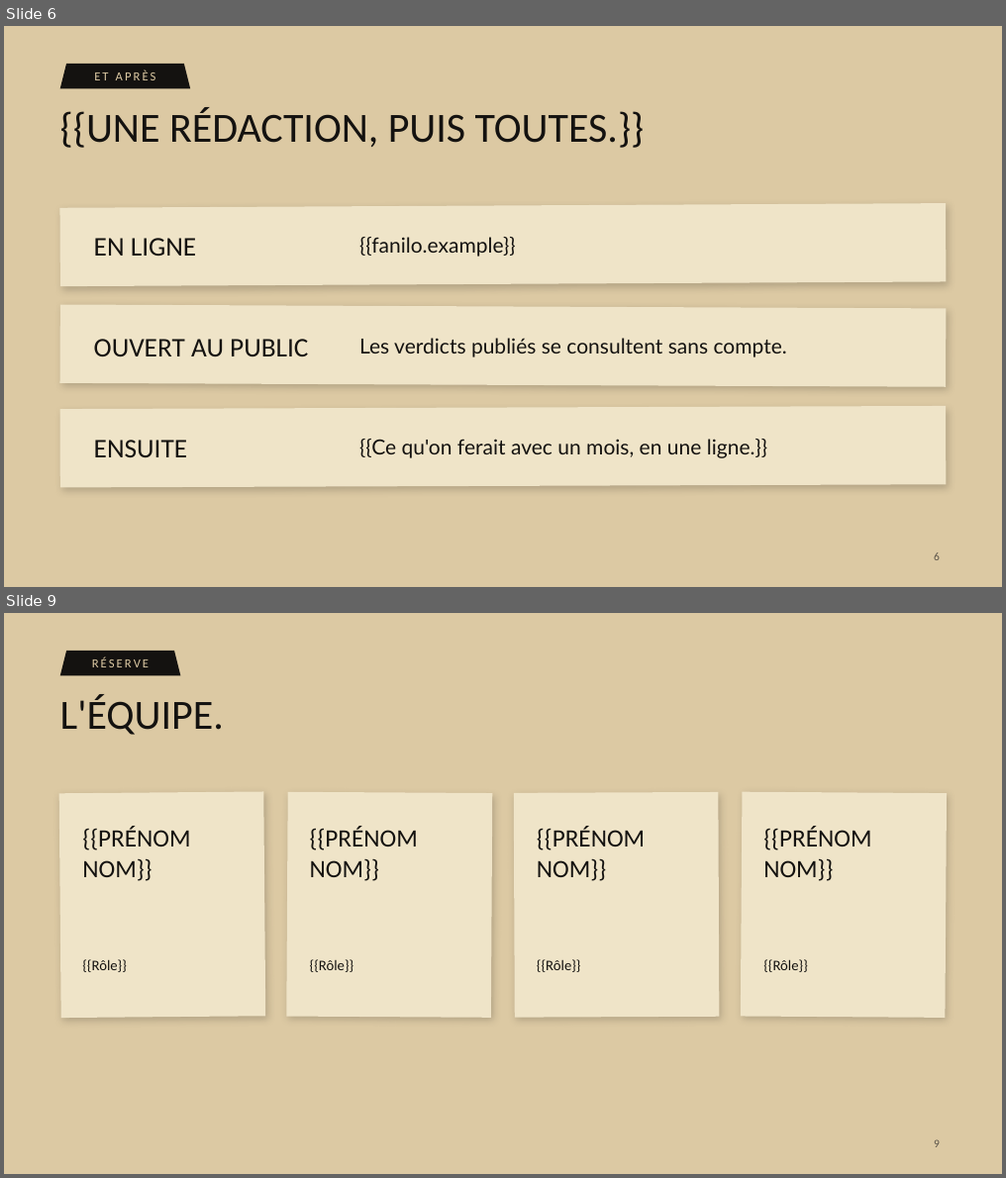
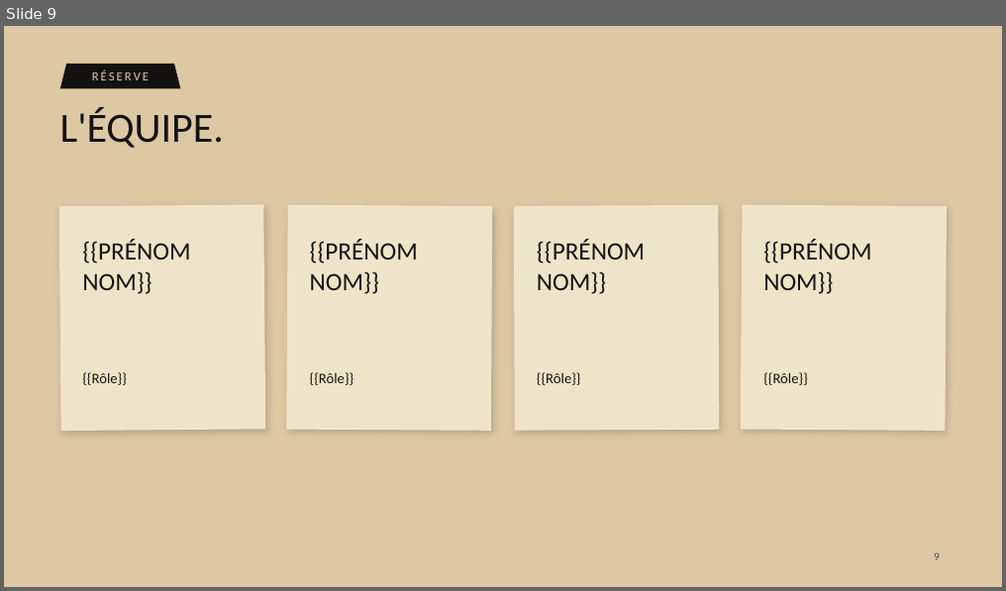
Before and after one commit to 0nlyDevs/checky-platform, a slide deck: docs/pitch/deck/fanilo-pitch.pptx. Shown one above the other, each under a label of ours: slides 6 and 9 before the commit, slide 9 after it; the slides between them are not shown. The pictures are 1006x1178 and 1006x591 pixels, drawn with LibreOffice and Linux fonts; fonts in the diff are those of the drawing. Boxes give left, top, right and bottom in pixels: in the first picture for what was removed or moved away, otherwise in the second. Text is boxed around its words. In the diff, an @@ line names an element or a change of style, - is before the commit and + after.

```diff
--- a/docs/pitch/deck/fanilo-pitch.pptx
+++ b/docs/pitch/deck/fanilo-pitch.pptx
@@ slide 6 removed at [4,26,1002,587], background #DCC9A3 @@
@@ trapezoid removed at [60,64,190,89] @@
@@ text removed at [94,71,156,80] @@
-ET APRÈS
@@ title removed at [60,108,645,148] @@
-{{UNE RÉDACTION, PUIS TOUTES.}}
@@ rectangle removed at [60,203,945,286] @@
@@ text removed at [94,238,196,256] @@
-EN LIGNE
@@ text removed at [359,237,516,257] @@
-{{fanilo.example}}
@@ rectangle removed at [60,305,945,387] @@
@@ text removed at [94,339,308,357] @@
-OUVERT AU PUBLIC
@@ text removed at [359,338,787,358] @@
-Les verdicts publiés se consultent sans compte.
@@ rectangle removed at [60,406,945,488] @@
@@ text removed at [94,440,187,458] @@
-ENSUITE
@@ text removed at [359,439,767,459] @@
-{{Ce qu'on ferait avec un mois, en une ligne.}}
@@ page number removed at [934,553,940,561] @@
-6
```
Also in this commit, not shown: 6 slides changed, 2 slides added, 1 other slide removed, 2 other files.
